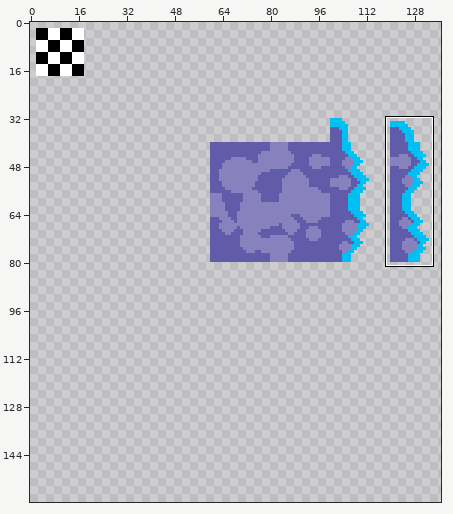
Edited in one commit: sprite sheet (tilesets/tiles/output_tileset.png). The first picture is a wide view before the edit; the outline marks the close-up.
Close-up. Old version:
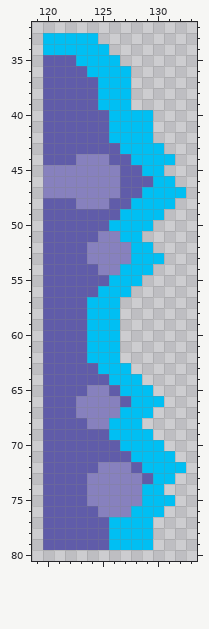
The file is 160x160 pixels. Shown: x 119..133, y 32..80. The wide view leaves out empty margins. The commit also changed other parts of the picture, which this record leaves out.
Now the later version:
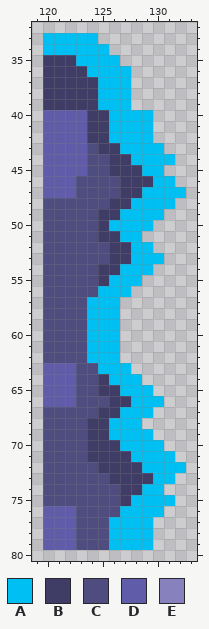
Palette (. is transparent): A #00bff3  B #3f3d66  C #4f4c7f  D #605ca9  E #8781be
Edits made:
Colour E gives way to colour A in row 75 at x 128; in row 76 at x 127.
Colour D gives way to colour B in row 35 at x 120 to 122; in row 36 at x 120 to 123; in rows 37 to 39 at x 120 to 124; in rows 40 to 42 at x 124 to 125; in row 43 at x 125 to 126; in row 44 at x 126 to 127.
Colour D gives way to colour B in row 45 at x 127 to 128; in row 46 at x 127 to 129; in row 47 at x 127 to 128; in row 48 at x 126 to 127; in row 49 at x 125 to 126; in row 50 at x 125.
Colour D gives way to colour B in row 55 at x 125; in row 64 at x 125; in row 65 at x 126; in row 66 at x 127; in row 69 at x 124 to 125; in row 70 at x 124 to 126.
Colour D gives way to colour B in row 71 at x 124 to 127; in row 72 at x 128; in row 73 at x 129.
Colour E gives way to colour B in row 45 at x 126; in row 51 at x 125 to 126; in rows 52 to 53 at x 126 to 127; in row 54 at x 125 to 126; in row 65 at x 125; in row 66 at x 126.
Colour E gives way to colour B in row 67 at x 125 to 126; in row 68 at x 124 to 125; in row 72 at x 125 to 127; in row 73 at x 126 to 128; in row 74 at x 127 to 128; in row 75 at x 127.
Colour D gives way to colour C in row 43 at x 124; in row 48 at x 120 to 122; in rows 49 to 51 at x 120 to 124; in rows 52 to 53 at x 120 to 123; in rows 54 to 56 at x 120 to 124; in rows 57 to 62 at x 120 to 123.
Colour D gives way to colour C in rows 63 to 64 at x 123 to 124; in row 65 at x 123; in row 67 at x 120 to 122; in rows 68 to 71 at x 120 to 123; in row 72 at x 120 to 124; in rows 73 to 75 at x 120 to 123.
Colour D gives way to colour C in row 76 at x 123 to 124; in rows 77 to 79 at x 123 to 125.
Colour E gives way to colour C in rows 44 to 45 at x 124 to 125; in rows 46 to 47 at x 123 to 126; in row 48 at x 123 to 125; in rows 52 to 53 at x 124 to 125; in row 65 at x 124; in row 66 at x 123 to 125.
Colour E gives way to colour C in row 67 at x 123 to 124; in row 73 at x 124 to 125; in rows 74 to 75 at x 124 to 126; in row 76 at x 125 to 126.
Colour E gives way to colour D in row 44 at x 123; in row 45 at x 120 to 123; in rows 46 to 47 at x 120 to 122.
Boxes around the changes in both close-ups, in picture pixels (x1, y1, x2, y2):
changed: (43, 55, 153, 550)
